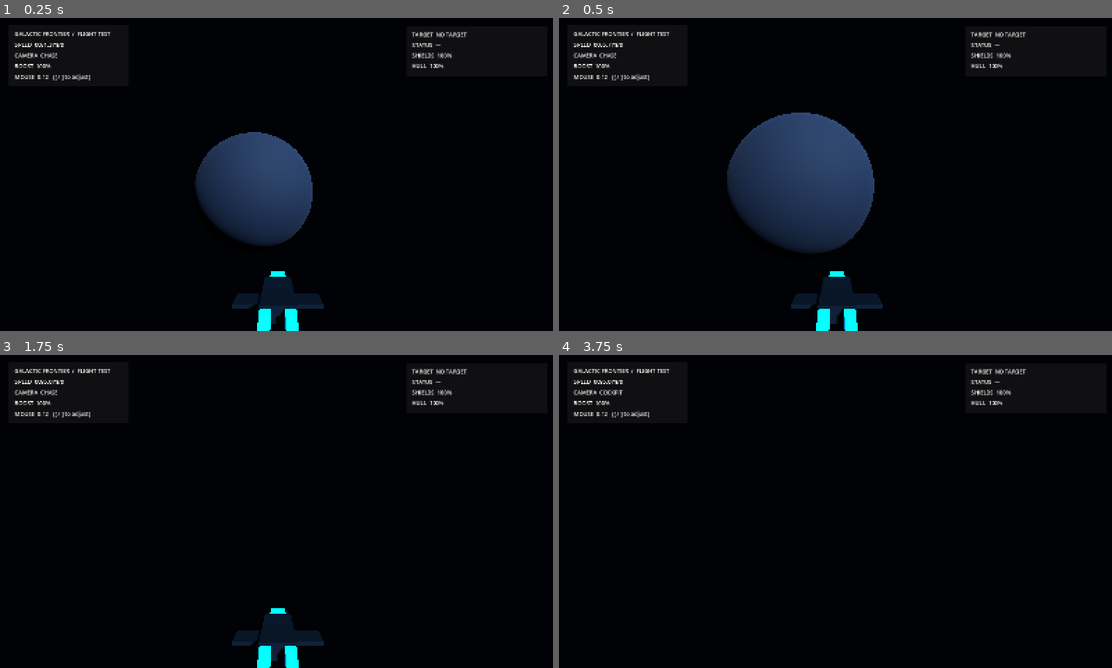
Above: before the commit, frames 1-4 (two rows, left to right).
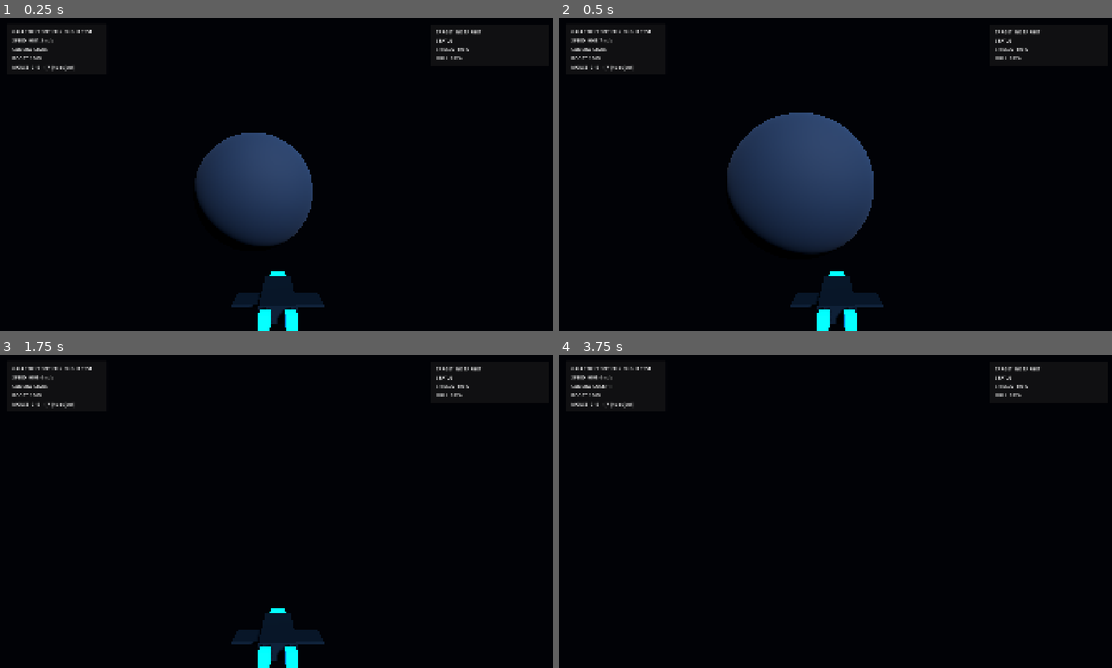
Above: after the commit, the same moments.

Repository: valdissor1990-ui/GALACTIC-FRONTIER
Game: Godot game, scene res://scenes/bootstrap/main.tscn
Two runs of this game, one before a commit and one after it. Both use one fixed random seed, a clock stepped at 60 frames per second and the inputs below.
Inputs (mouse positions are in pixels of both pictures, inside the frame that each line leads up to):
- Up to frame 1 (0.25 s): no input
- Up to frame 2 (0.5 s): no input
- Up to frame 3 (1.75 s): move the mouse to (309, 511) at 0.52 s; hold Shift (boost) 0.53-1.28 s; hold W (move_forward) from 0.53 s (still down); move the mouse to (248, 511) at 1.27 s; click (248, 511) at 1.35 s
- Up to frame 4 (3.75 s): keep holding W (move_forward); tap Enter at 2, 3.5 s; move the mouse to (852, 505) at 2.02 s; hold Y (target_clear) 2.03-2.78 s; tap Space (move_up) at 2.75 s; move the mouse to (829, 517) at 2.77 s; tap T (target_lock) at 2.85 s; move the mouse to (879, 514) at 3.52 s; hold C (toggle_camera) from 3.53 s (still down)

The runs differ from the first frame. In frame 1, 1.6% of the frame differs, in the area x 2-87%, y 3-100%; in frame 2, 1.6%; in frame 3, 1.5%; in frame 4, 1.4%.

Commit message:
Set Full HD Forward+ desktop rendering baseline

Diff:
--- a/project.godot
+++ b/project.godot
@@ -1,18 +1,18 @@
 ; Engine configuration file.
-; GALACTIC FRONTIER — first flight prototype.
-; Target engine: Godot 4.7.2-stable. Runtime status: NOT RUN.
+; GALACTIC FRONTIER — Full HD desktop rendering baseline.
+; Target engine: Godot 4.7.2-stable, Forward+ desktop renderer.
 
 config_version=5
 
 [application]
 config/name="GALACTIC FRONTIER"
 run/main_scene="res://scenes/bootstrap/main.tscn"
-config/features=PackedStringArray("4.7", "GL Compatibility")
+config/features=PackedStringArray("4.7")
 config/description="Original single-player space action RPG prototype."
 
 [display]
-window/size/viewport_width=1600
-window/size/viewport_height=900
+window/size/viewport_width=1920
+window/size/viewport_height=1080
 window/size/window_width_override=1280
 window/size/window_height_override=720
 window/stretch/mode="canvas_items"
@@ -110,7 +110,7 @@
 common/physics_ticks_per_second=60
 
 [rendering]
-renderer/rendering_method="gl_compatibility"
-renderer/rendering_method.mobile="gl_compatibility"
+renderer/rendering_method="forward_plus"
+renderer/rendering_method.mobile="mobile"
 environment/defaults/default_clear_color=Color(0.008, 0.014, 0.035, 1)
 textures/default_filters/use_nearest_mipmap_filter=false
